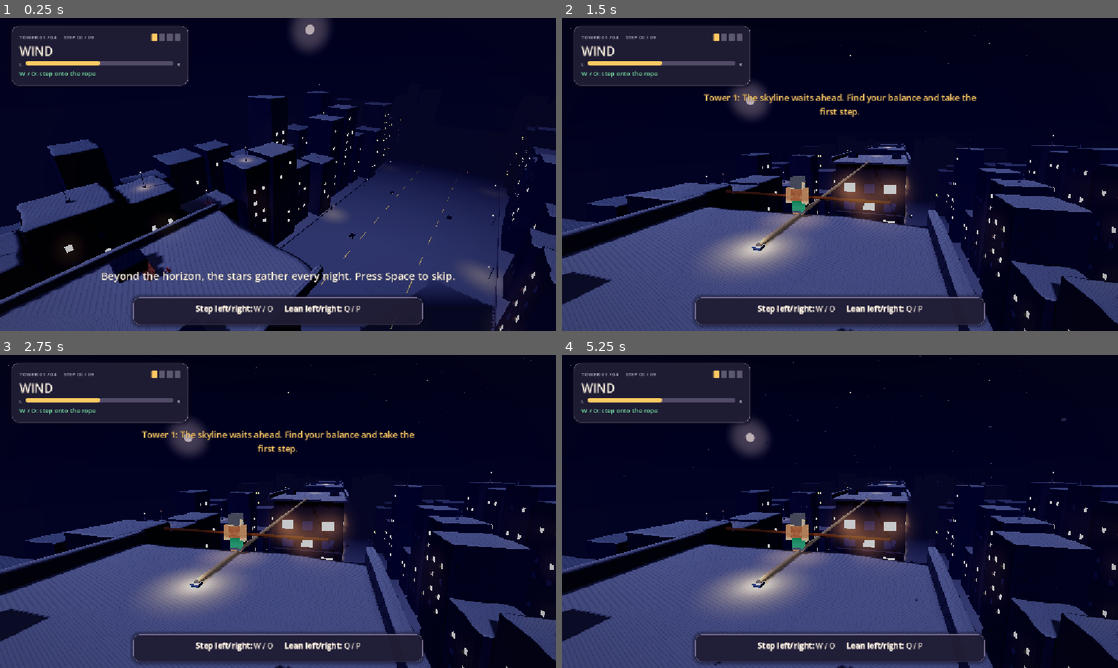
Above: before the commit, frames 1-4 (two rows, left to right).
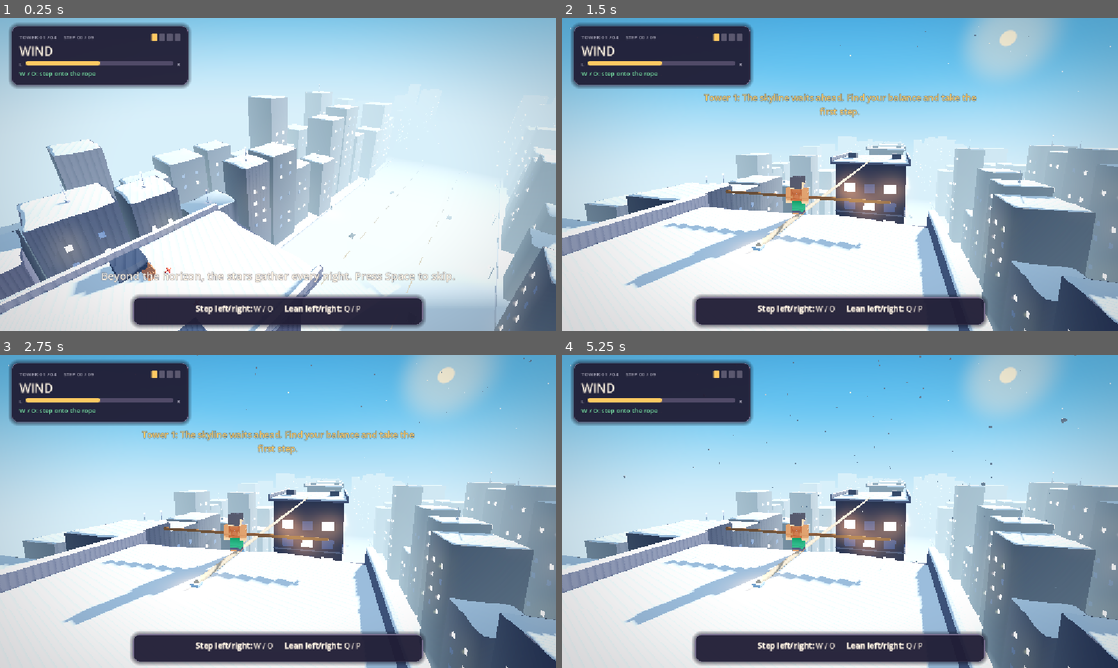
Above: after the commit, the same moments.

Repository: Ady-computerscience/tightrope_walker_alpha
Game: Godot game, scene res://scenes/main.tscn
Same seed, same stepped clock (60 frames per second), same inputs: the game is played once before the commit and once after it.
Inputs:
- Up to frame 1 (0.25 s): no input
- Up to frame 2 (1.5 s): tap Space (release) at 0.5, 0.6 s; hold P (lean_right) 0.53-1.28 s; hold Q (lean_left) from 1.28 s (still down); tap E at 1.35 s
- Up to frame 3 (2.75 s): tap R (restart_run) at 2 s; release Q (lean_left) at 2.03 s; hold P (lean_right) from 2.03 s (still down); tap Space (release) at 2.1 s
- Up to frame 4 (5.25 s): tap E at 2.85, 4.35 s; release P (lean_right) at 3.53 s; hold Q (lean_left) from 3.53 s (still down); tap Space (release) at 3.6, 5.1 s

The runs differ from the first frame. In frame 1, 89% of the frame differs, in the area x 0-100%, y 0-100%; in frame 2, 89%; in frame 3, 89%; in frame 4, 89%.

Commit message:
Add four-stage day-to-night sky progression
Animate the sun and moon along the stuntman’s position so they move
smoothly across tower transitions. Blend sky colors, lighting, fog,
and tint from daylight through sunset and dusk to night.

Add scene tests for each stage and for celestial continuity at towers.

Diff:
--- a/scripts/game.gd
+++ b/scripts/game.gd
@@ -41,6 +41,17 @@
 const BEACON_BUILDING_INDICES := [3, 8, 14, 19]
 const RED_BEACON_PERIOD := 1.5
 const RED_BEACON_FLASH_DURATION := 0.24
+const SKY_TOP_COLORS := ["2377c9", "674790", "17265e", "08091b"]
+const SKY_MID_COLORS := ["65b5ee", "e87ca4", "755fba", "0d1030"]
+const SKY_HORIZON_COLORS := ["c9ecff", "ffad62", "c29cd8", "12122c"]
+const SUN_ELEVATIONS := [20.0, 7.0, -12.0, -12.0, -12.0]
+const MOON_ELEVATIONS := [-3.0, -3.0, -3.0, 12.0, 22.0]
+const AMBIENT_COLORS := ["b8d9ff", "ffc1a8", "aa9bdb", "5c5c9c"]
+const KEY_LIGHT_COLORS := ["fff0d1", "ffb577", "a8a6d9", "b5bbff"]
+const KEY_LIGHT_ENERGIES := [1.1, 0.72, 0.34, 0.2]
+const AMBIENT_ENERGIES := [0.65, 0.43, 0.24, 0.10]
+const DARKNESS_ALPHAS := [0.0, 0.04, 0.12, 0.22]
+const STAGE_SKY_BLEND_SPEED := 0.8
 const ROOF_SPIKE_COLOR := Color("7c829e")
 const SNOW_LAYER_THICKNESS := 0.22
 const GROUND_SNOW_THICKNESS := 0.08
@@ -79,6 +90,14 @@
 var _static_light_halos: Array[Dictionary] = []
 var _red_beacons: Array[Dictionary] = []
 var _red_beacon_elapsed := 0.0
+var _sky_stage := 0.0
+var _last_atmosphere_stage := -1.0
+var _last_atmosphere_z := INF
+var _sky_material: ShaderMaterial
+var _world_environment: Environment
+var _key_light: DirectionalLight3D
+var _moon_glow: DirectionalLight3D
+var _darkness: ColorRect
 var _halo_material: StandardMaterial3D
 var _halo_quad: QuadMesh
 var _snow_gust_active := false
@@ -118,6 +137,7 @@
 	rules = Rules.new()
 	visual_z = Rules.step_z(1, 0)
 	_build_world()
+	_update_atmosphere(0.0)
 	_update_walker(0.0)
 	camera_position = INTRO_START_POSITION
 	camera_look = INTRO_START_LOOK
@@ -192,6 +212,7 @@
 			else:
 				fall_elapsed += dt
 	_update_step(dt)
+	_update_atmosphere(dt)
 	_update_traffic(dt)
 	_update_walker(dt)
 	_update_birds()
@@ -290,6 +311,8 @@
 	_bird_snow_remaining = 0.0
 	_bird_snow_direction = 0
 	_bird_snow_burst_pending = false
+	_sky_stage = 0.0
+	_update_atmosphere(0.0)
 	hud.show_caption("")
 	hud.show_control_hint()
 	_announce_tower()
@@ -585,17 +608,67 @@
 	hud.show_toast("Tower %d: %s" % [rules.tower, text])
 
 
+func _stage_color(colors: Array, stage: float) -> Color:
+	var first := clampi(floori(stage), 0, Rules.TOWER_COUNT - 1)
+	var second := mini(first + 1, Rules.TOWER_COUNT - 1)
+	return Color(String(colors[first])).lerp(Color(String(colors[second])), stage - float(first))
+
+
+func _stage_value(values: Array, stage: float) -> float:
+	var last := values.size() - 1
+	var first := clampi(floori(stage), 0, last)
+	var second := mini(first + 1, last)
+	return lerpf(float(values[first]), float(values[second]), stage - float(first))
+
+
+func _update_atmosphere(dt: float) -> void:
+	var target_stage := float(rules.tower - 1)
+	_sky_stage = move_toward(_sky_stage, target_stage, dt * STAGE_SKY_BLEND_SPEED)
+	if is_equal_approx(_sky_stage, _last_atmosphere_stage) and is_equal_approx(visual_z, _last_atmosphere_z):
+		return
+	_last_atmosphere_stage = _sky_stage
+	_last_atmosphere_z = visual_z
+	var course_progress := clampf((Rules.step_z(1, 0) - visual_z) / Rules.TOWER_SPACING, 0.0, float(Rules.TOWER_COUNT))
+	var sun_elevation := _stage_value(SUN_ELEVATIONS, course_progress)
+	var moon_elevation := _stage_value(MOON_ELEVATIONS, course_progress)
+	var sun_direction := Vector3(0.35, sin(deg_to_rad(sun_elevation)), -1.0).normalized()
+	var moon_direction := Vector3(-0.35, sin(deg_to_rad(moon_elevation)), -1.0).normalized()
+	var sun_strength := 1.0 - smoothstep(1.6, 2.0, _sky_stage)
+	var moon_strength := smoothstep(1.8, 2.15, _sky_stage) * 0.56
+	var horizon := _stage_color(SKY_HORIZON_COLORS, _sky_stage)
+	_sky_material.set_shader_parameter("sky_top_color", _stage_color(SKY_TOP_COLORS, _sky_stage))
+	_sky_material.set_shader_parameter("sky_mid_color", _stage_color(SKY_MID_COLORS, _sky_stage))
+	_sky_material.set_shader_parameter("horizon_color", horizon)
+	_sky_material.set_shader_parameter("sun_color", Color("fff2cb").lerp(Color("ffca83"), smoothstep(0.75, 1.25, course_progress)))
+	_sky_material.set_shader_parameter("sun_direction", sun_direction)
+	_sky_material.set_shader_parameter("sun_strength", sun_strength)
+	_sky_material.set_shader_parameter("moon_direction", moon_direction)
+	_sky_material.set_shader_parameter("moon_strength", moon_strength)
+	_world_environment.ambient_light_color = _stage_color(AMBIENT_COLORS, _sky_stage)
+	_world_environment.ambient_light_energy = _stage_value(AMBIENT_ENERGIES, _sky_stage)
+	_world_environment.fog_light_color = horizon
+	_key_light.light_color = _stage_color(KEY_LIGHT_COLORS, _sky_stage)
+	_key_light.light_energy = _stage_value(KEY_LIGHT_ENERGIES, _sky_stage)
+	_key_light.look_at(_key_light.global_position - sun_direction.lerp(moon_direction, smoothstep(1.5, 2.2, _sky_stage)).normalized(), Vector3.UP)
+	_moon_glow.light_energy = moon_strength
+	_moon_glow.look_at(_moon_glow.global_position - moon_direction, Vector3.UP)
+	_darkness.color = Color(0.01, 0.015, 0.04, _stage_value(DARKNESS_ALPHAS, _sky_stage))
+
+
 func _build_world() -> void:
 	var environment := WorldEnvironment.new()
-	environment.name = "Night Environment"
+	environment.name = "Time of Day Environment"
 	var resource := Environment.new()
+	_world_environment = resource
 	var horizon_color := Color("12122c")
 	var sky_material := ShaderMaterial.new()
+	_sky_material = sky_material
 	sky_material.shader = NightSkyShader
 	sky_material.set_shader_parameter("sky_top_color", Color("08091b"))
 	sky_material.set_shader_parameter("horizon_color", horizon_color)
 	var night_sky := Sky.new()
 	night_sky.sky_material = sky_material
+	night_sky.process_mode = Sky.PROCESS_MODE_REALTIME
 	resource.background_mode = Environment.BG_SKY
 	resource.sky = night_sky
 	resource.ambient_light_source = Environment.AMBIENT_SOURCE_COLOR
@@ -633,6 +706,7 @@
 	night_layer.name = "Night Tint"
 	night_layer.layer = 1
 	var darkness := ColorRect.new()
+	_darkness = darkness
 	darkness.name = "Full Screen Darkness"
 	darkness.set_anchors_preset(Control.PRESET_FULL_RECT)
 	darkness.color = Color(0.01, 0.015, 0.04, 0.22)
@@ -651,7 +725,8 @@
 	vignette_layer.add_child(vignette)
 	add_child(vignette_layer)
 	var light := DirectionalLight3D.new()
-	light.name = "Moonlit Contact Shadows"
+	_key_light = light
+	light.name = "Time of Day Contact Shadows"
 	light.rotation_degrees = Vector3(-35.0, -20.0, 0.0)
 	light.light_color = Color("b5bbff")
 	light.light_energy = .2
@@ -665,6 +740,7 @@
 	_halo_quad = QuadMesh.new()
 	_halo_quad.size = Vector2.ONE
 	var moon_glow := DirectionalLight3D.new()
+	_moon_glow = moon_glow
 	moon_glow.name = "Moon Glow"
 	moon_glow.rotation_degrees = Vector3(-8.0, 215.0, 0.0)
 	moon_glow.light_color = Color("eed4dcff")
--- a/shaders/night_sky.gdshader
+++ b/shaders/night_sky.gdshader
@@ -1,19 +1,28 @@
 shader_type sky;
 
 uniform vec4 sky_top_color : source_color;
+uniform vec4 sky_mid_color : source_color;
 uniform vec4 horizon_color : source_color;
+uniform vec4 sun_color : source_color;
+uniform vec3 sun_direction;
+uniform float sun_strength = 0.0;
 uniform vec4 moon_color : source_color;
 uniform vec3 moon_direction;
-uniform float moon_strength = 0.36;
-uniform float horizon_height = -0.18;
+uniform float moon_strength = 0.0;
 
 void sky() {
-	float sky_blend = smoothstep(horizon_height, 0.8, EYEDIR.y);
-	vec3 color = mix(horizon_color.rgb, sky_top_color.rgb, sky_blend);
-	float alignment = dot(EYEDIR, normalize(moon_direction));
-	float halo = smoothstep(cos(0.10472), 1.0, alignment);
-	float disk = smoothstep(cos(0.017453), cos(0.013963), alignment);
-	color = mix(color, moon_color.rgb, halo * halo * moon_strength * 0.5);
-	color = mix(color, moon_color.rgb, disk);
+	vec3 color = mix(horizon_color.rgb, sky_mid_color.rgb, smoothstep(-0.18, 0.30, EYEDIR.y));
+	color = mix(color, sky_top_color.rgb, smoothstep(0.08, 0.85, EYEDIR.y));
+	float above_horizon = smoothstep(-0.015, 0.015, EYEDIR.y);
+	float sun_alignment = dot(EYEDIR, normalize(sun_direction));
+	float sun_halo = smoothstep(cos(0.18), 1.0, sun_alignment);
+	float sun_disk = smoothstep(cos(0.024), cos(0.019), sun_alignment);
+	color = mix(color, sun_color.rgb, sun_halo * sun_halo * sun_strength * 0.42 * above_horizon);
+	color = mix(color, sun_color.rgb, sun_disk * sun_strength * above_horizon);
+	float moon_alignment = dot(EYEDIR, normalize(moon_direction));
+	float moon_halo = smoothstep(cos(0.10472), 1.0, moon_alignment);
+	float moon_disk = smoothstep(cos(0.017453), cos(0.013963), moon_alignment);
+	color = mix(color, moon_color.rgb, moon_halo * moon_halo * moon_strength * 0.5 * above_horizon);
+	color = mix(color, moon_color.rgb, moon_disk * clamp(moon_strength * 2.0, 0.0, 1.0) * above_horizon);
 	COLOR = color;
 }
--- a/tests/test_scene.gd
+++ b/tests/test_scene.gd
@@ -29,6 +29,84 @@
 		printerr("FAIL: three bird models were not created")
 		quit(1)
 		return true
+	var sky: ShaderMaterial = game.get("_sky_material")
+	if sky == null or sky.get_shader_parameter("sky_top_color") != Color("2377c9"):
+		printerr("FAIL: the first crossing did not start under a blue daytime sky")
+		quit(1)
+		return true
+	var high_sun: Vector3 = sky.get_shader_parameter("sun_direction")
+	var atmosphere_rules: TightropeRules = game.get("rules")
+	game.set("visual_z", Rules.step_z(1, Rules.STEPS_PER_TOWER - 1))
+	game.call("_update_atmosphere", 0.0)
+	var before_second_tower: Vector3 = sky.get_shader_parameter("sun_direction")
+	atmosphere_rules.tower = 2
+	game.call("_update_atmosphere", 0.1)
+	if not (sky.get_shader_parameter("sun_direction") as Vector3).is_equal_approx(before_second_tower):
+		printerr("FAIL: the sun jumped when the last step toward tower two began")
+		quit(1)
+		return true
+	game.set("visual_z", Rules.step_z(1, Rules.STEPS_PER_TOWER))
+	game.call("_update_atmosphere", 0.0)
+	var low_sun: Vector3 = sky.get_shader_parameter("sun_direction")
+	if low_sun.y >= before_second_tower.y or before_second_tower.y >= high_sun.y:
+		printerr("FAIL: the sun did not descend during the first crossing")
+		quit(1)
+		return true
+	game.call("_update_atmosphere", 2.0)
+	if sky.get_shader_parameter("sky_mid_color") != Color("e87ca4"):
+		printerr("FAIL: the second crossing did not become sunset")
+		quit(1)
+		return true
+	game.set("visual_z", Rules.step_z(2, Rules.STEPS_PER_TOWER - 1))
+	game.call("_update_atmosphere", 0.0)
+	var before_third_tower: Vector3 = sky.get_shader_parameter("sun_direction")
+	atmosphere_rules.tower = 3
+	game.call("_update_atmosphere", 0.1)
+	if not (sky.get_shader_parameter("sun_direction") as Vector3).is_equal_approx(before_third_tower):
+		printerr("FAIL: the sun jumped when the last step toward tower three began")
+		quit(1)
+		return true
+	game.set("visual_z", Rules.step_z(2, Rules.STEPS_PER_TOWER))
+	game.call("_update_atmosphere", 0.0)
+	var set_sun: Vector3 = sky.get_shader_parameter("sun_direction")
+	if set_sun.y >= 0.0:
+		printerr("FAIL: the sun did not set below the horizon")
+		quit(1)
+		return true
+	game.call("_update_atmosphere", 2.0)
+	var low_moon: Vector3 = sky.get_shader_parameter("moon_direction")
+	if sky.get_shader_parameter("sky_mid_color") != Color("755fba"):
+		printerr("FAIL: the third crossing did not become dusk")
+		quit(1)
+		return true
+	game.set("visual_z", Rules.step_z(3, Rules.STEPS_PER_TOWER - 1))
+	game.call("_update_atmosphere", 0.0)
+	var before_fourth_tower: Vector3 = sky.get_shader_parameter("moon_direction")
+	atmosphere_rules.tower = 4
+	game.call("_update_atmosphere", 0.1)
+	if not (sky.get_shader_parameter("moon_direction") as Vector3).is_equal_approx(before_fourth_tower):
+		printerr("FAIL: the moon jumped when the last step toward tower four began")
+		quit(1)
+		return true
+	game.set("visual_z", Rules.step_z(3, Rules.STEPS_PER_TOWER))
+	game.call("_update_atmosphere", 0.0)
+	var rising_moon: Vector3 = sky.get_shader_parameter("moon_direction")
+	if rising_moon.y <= low_moon.y:
+		printerr("FAIL: the moon did not rise during the third crossing")
+		quit(1)
+		return true
+	game.call("_update_atmosphere", 2.0)
+	game.set("visual_z", Rules.step_z(4, Rules.STEPS_PER_TOWER))
+	game.call("_update_atmosphere", 0.0)
+	var high_moon: Vector3 = sky.get_shader_parameter("moon_direction")
+	if sky.get_shader_parameter("sky_top_color") != Color("08091b") or high_moon.y <= rising_moon.y:
+		printerr("FAIL: the final crossing did not keep the night sky and rising moon")
+		quit(1)
+		return true
+	atmosphere_rules.tower = 1
+	game.set("visual_z", Rules.step_z(1, 0))
+	game.set("_sky_stage", 0.0)
+	game.call("_update_atmosphere", 0.0)
 	for bird in bird_models:
 		var bird_animation := bird.find_child("AnimationPlayer", true, false) as AnimationPlayer
 		if bird_animation == null or not bird_animation.has_animation("australasian_swamphen_fly") or bird_animation.current_animation != "australasian_swamphen_fly" or bird_animation.get_animation("australasian_swamphen_fly").loop_mode != Animation.LOOP_LINEAR:
